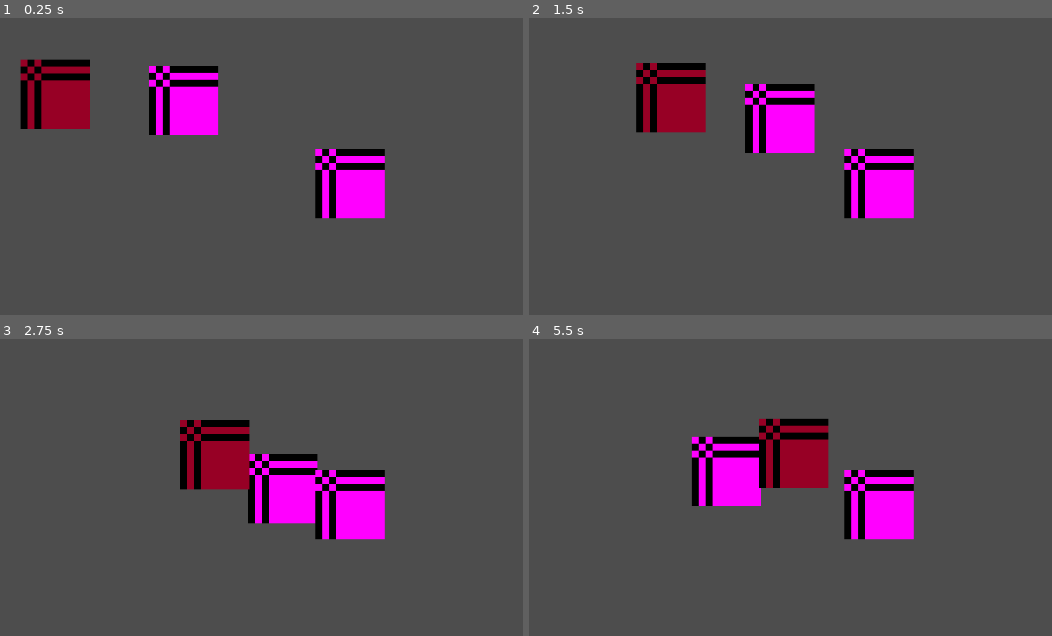
Above: before the commit, frames 1-4 (two rows, left to right).
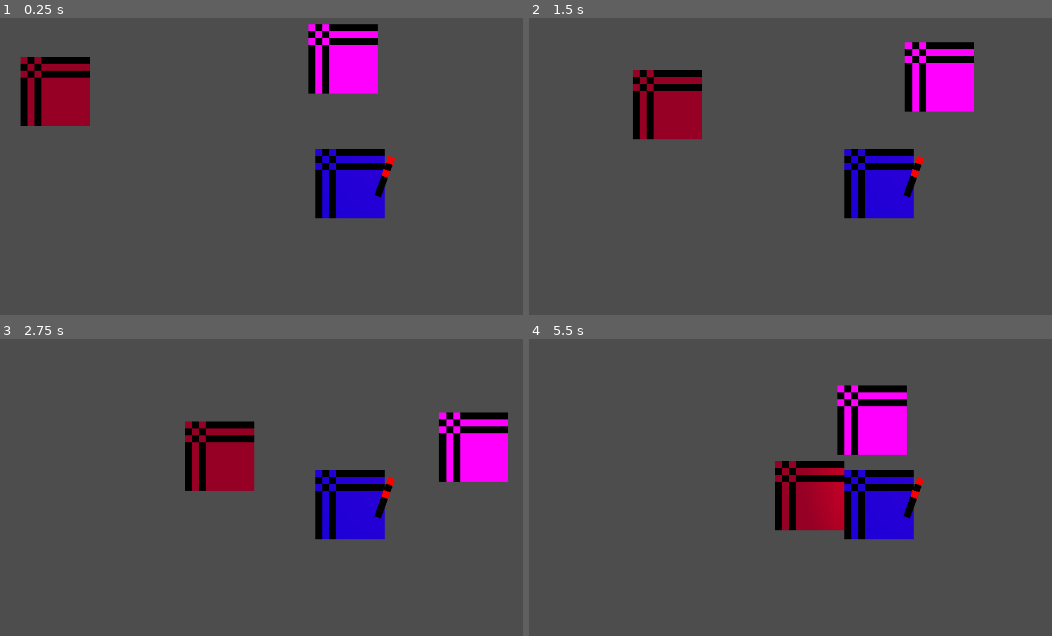
Above: after the commit, the same moments.

Repository: anqilique/GDGJam2-2025
Game: Godot game, scene res://Scenes/main.tscn
Same seed, same stepped clock (60 frames per second), same inputs: the game is played once before the commit and once after it.
Inputs:
- Up to frame 1 (0.25 s): no input
- Up to frame 2 (1.5 s): hold D (fire_cat_move_right) 0.53-1.28 s; hold S (fire_cat_move_down) from 1.28 s (still down)
- Up to frame 3 (2.75 s): release S (fire_cat_move_down) at 2.03 s; hold D (fire_cat_move_right) from 2.03 s (still down)
- Up to frame 4 (5.5 s): release D (fire_cat_move_right) at 2.78 s; hold W (fire_cat_move_up) 2.78-3.53 s; hold A (fire_cat_move_left) 3.53-5.03 s; hold S (fire_cat_move_down) from 5.03 s (still down)

The runs differ from the first frame. In frame 1, 9.2% of the frame differs, in the area x 3-76%, y 2-68%; in frame 2, 10%; in frame 3, 9.7%; in frame 4, 13%, in the area x 31-76%, y 15-68%.

Commit message:
basic torch scene - closes #12

Diff:
--- /dev/null
+++ b/Scenes/Torch.tscn
@@ -0,0 +1,34 @@
+[gd_scene load_steps=5 format=3 uid="uid://bm0xq7m4hiuve"]
+
+[sub_resource type="CapsuleShape2D" id="CapsuleShape2D_36sry"]
+radius = 1.0
+height = 8.0
+
+[sub_resource type="PlaceholderTexture2D" id="PlaceholderTexture2D_36sry"]
+size = Vector2(1, 6)
+
+[sub_resource type="Gradient" id="Gradient_36sry"]
+colors = PackedColorArray(1, 1, 1, 1, 0, 0, 0, 1)
+
+[sub_resource type="GradientTexture2D" id="GradientTexture2D_pqci0"]
+gradient = SubResource("Gradient_36sry")
+fill = 1
+fill_from = Vector2(0.502616, 0.506271)
+fill_to = Vector2(0.0981759, 0.865055)
+
+[node name="Torch" type="Node2D"]
+
+[node name="Area2D" type="Area2D" parent="."]
+
+[node name="CollisionShape2D" type="CollisionShape2D" parent="Area2D"]
+shape = SubResource("CapsuleShape2D_36sry")
+
+[node name="Sprite2D" type="Sprite2D" parent="."]
+self_modulate = Color(0.983333, 1, 0, 1)
+texture = SubResource("PlaceholderTexture2D_36sry")
+
+[node name="PointLight2D" type="PointLight2D" parent="."]
+position = Vector2(0, -3)
+color = Color(0.85098, 0.662745, 0, 1)
+texture = SubResource("GradientTexture2D_pqci0")
+texture_scale = 0.5
--- a/Scenes/main.tscn
+++ b/Scenes/main.tscn
@@ -12,7 +12,7 @@
 zoom = Vector2(10, 10)
 
 [node name="FireCat" parent="." node_paths=PackedStringArray("shadow") instance=ExtResource("2_bo1nx")]
-position = Vector2(-1, 0)
+position = Vector2(22, -6)
 movement_speed = 13.0
 shadow = NodePath("../Shadow")
 
--- a/Scenes/yarn_cat.tscn
+++ b/Scenes/yarn_cat.tscn
@@ -1,7 +1,8 @@
-[gd_scene load_steps=5 format=3 uid="uid://2t5bc1akjdes"]
+[gd_scene load_steps=6 format=3 uid="uid://2t5bc1akjdes"]
 
 [ext_resource type="Script" uid="uid://ymhfxshwidbw" path="res://Scripts/YarnCatMovement.gd" id="1_h6rup"]
 [ext_resource type="Script" uid="uid://cij8knnrlib55" path="res://Scripts/StateMachine.gd" id="2_hfd8b"]
+[ext_resource type="PackedScene" uid="uid://bm0xq7m4hiuve" path="res://Scenes/Torch.tscn" id="3_hfd8b"]
 
 [sub_resource type="PlaceholderTexture2D" id="PlaceholderTexture2D_8gbba"]
 size = Vector2(10, 10)
@@ -15,6 +16,7 @@
 movement_speed = 7.03
 
 [node name="Sprite2D" type="Sprite2D" parent="."]
+modulate = Color(0.0924, 0.60326, 0.84, 1)
 texture = SubResource("PlaceholderTexture2D_8gbba")
 
 [node name="CollisionShape2D" type="CollisionShape2D" parent="."]
@@ -22,3 +24,7 @@
 
 [node name="StateMachine" type="Node" parent="."]
 script = ExtResource("2_hfd8b")
+
+[node name="Torch" parent="." instance=ExtResource("3_hfd8b")]
+position = Vector2(5, -1)
+rotation = 0.345707
--- a/Scripts/Shadow/States/ShadowMove.gd
+++ b/Scripts/Shadow/States/ShadowMove.gd
@@ -6,7 +6,6 @@
 
 var players
 var closest_player: Transform2D
-var time_since_closest_player_check_seconds: float
 
 func Enter():
 	players = get_tree().get_nodes_in_group("Player")
@@ -14,12 +13,7 @@
 
 
 func Physics_Update(delta):
-	# Check for closest player every second, cuz this doesn't need to be every tick
-	if time_since_closest_player_check_seconds > 1.0:
-		closest_player = find_closest_player()
-		time_since_closest_player_check_seconds = 0
-	else:
-		time_since_closest_player_check_seconds += delta
+	closest_player = find_closest_player()
 
 	var angle = shadow.get_angle_to(closest_player.origin)
 
